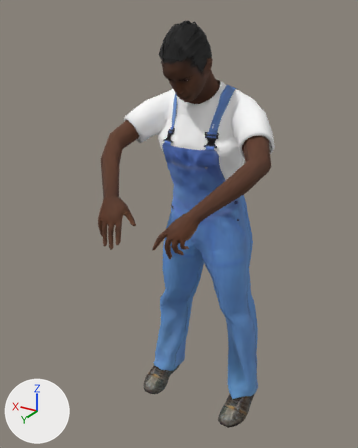
Two versions of the glTF model app/assets/scenery/population/people/mechanic_overalls_working.glb, one commit apart.
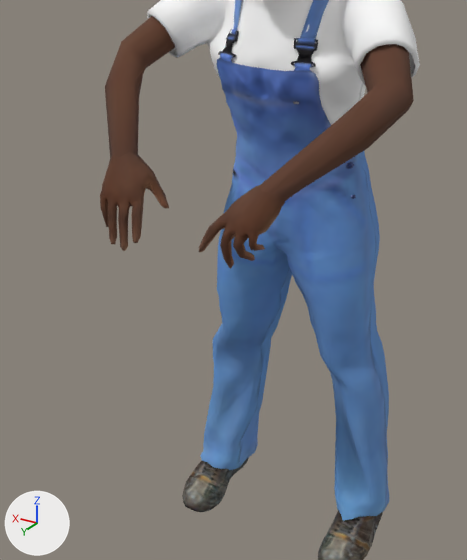
Each version appears first whole from a 50 mm lens placed at (-0.884, 1.516, 1.693), pointed at (0.037, -0.018, 0.926), and next in a close-up on the part from 12% to 84% of the width and 25% to 94% of the height. The axes (+X, +Y, +Z) are drawn at lower left. The lights are the same throughout. The first two pictures are the older version. Vertices at exactly the same position are counted once.

Objects in the first close-up: 'Human_atlas'.
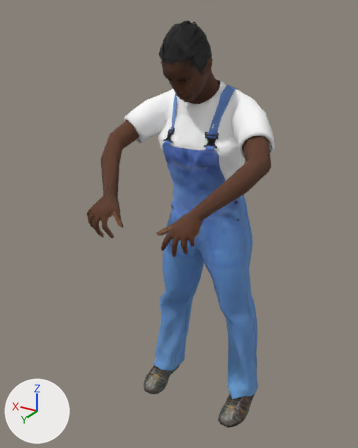
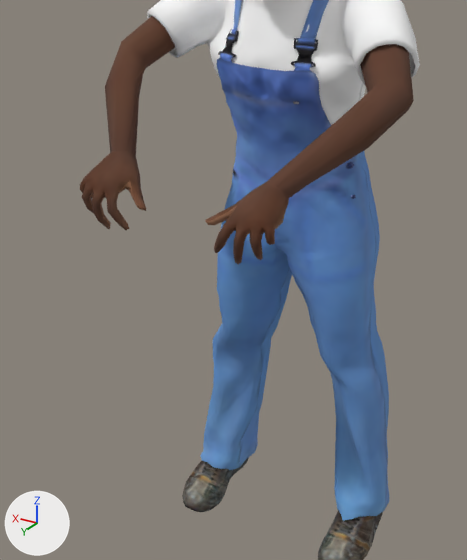
The newer file is also turned or shifted as a whole; pictures and numbers use the older file's frame.

The change, as JSON lines over the scene's bpy script:
```json
{"block": "me_human_atlas", "where": "# used by ob_human_atlas; location = (0.0, 0.0, 0.0)"}
{"op": "remove", "block": "me_human_atlas", "code": "me_human_atlas.from_pydata(...)  # 4191 vertices, 7317 faces; spans x -0.34..0.34, y -0.33..0.33, z 0.0..1.66"}
{"op": "add", "block": "me_human_atlas", "code": "me_human_atlas.from_pydata(...)  # 4191 vertices, 7318 faces; spans x -0.34..0.34, y -0.33..0.34, z 0.0..1.66"}
{"block": "me_human_atlas", "change": "me_human_atlas part 1: 642 of 4191 vertices moved; they spanned x -0.2..0.34, y -0.17..0.33, z 0.94..1.66 and now span x -0.21..0.34, y -0.17..0.34, z 0.97..1.66; mean shift (0.0, 0.02, 0.0); largest move (0.03, -0.17, 1.43) -> (0.17, 0.25, 1.1)"}
{"block": "me_human_atlas", "change": "me_human_atlas part 2: 6 kept faces spanning x 0.02..0.12, y 0.01..0.32, z 0.98..1.64 get new texture (UV) coordinates"}
```

Location of each change, [x1, y1, x2, y2] in pixels of the close-ups (467 x 560 px; the box of a moved part takes in the faces that stretch with it):
```json
{"object": "Human_atlas", "change": "reshaped", "before": [100, 0, 420, 560], "after": [80, 0, 420, 560]}
{"part": 1, "of": "me_human_atlas", "change": "moved or reshaped", "before": [100, 16, 369, 269], "after": [80, 16, 369, 264]}
{"part": 2, "of": "me_human_atlas", "change": "surface changed", "before": [134, 200, 143, 216]}
```
